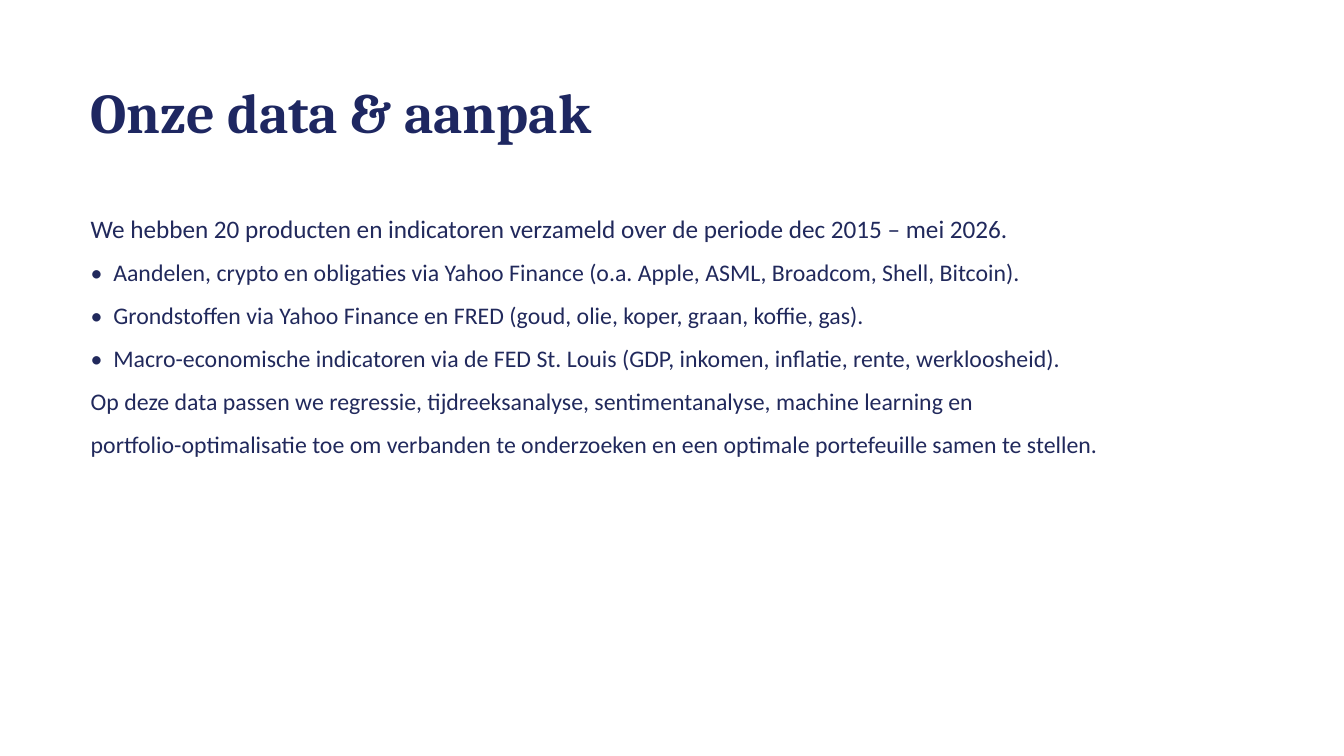
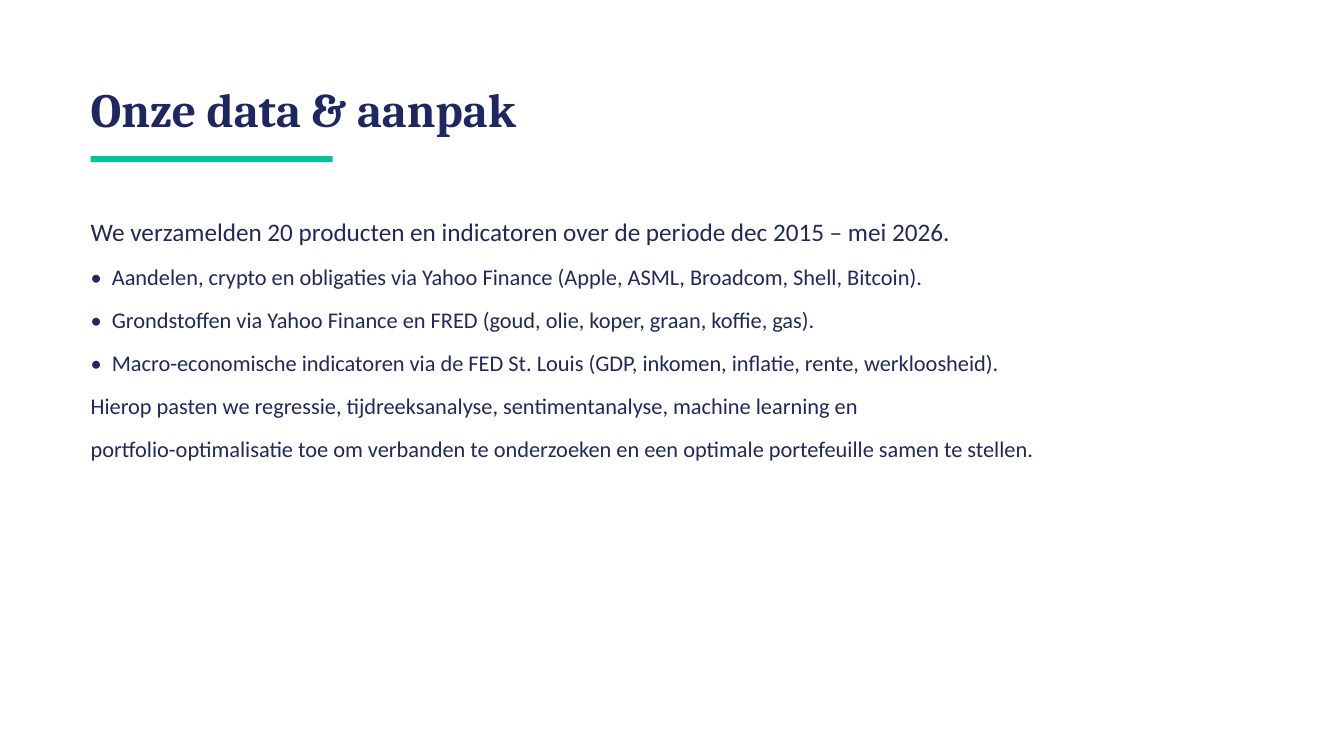
Before and after one commit to michaelraykuster-spec/Werkplaats-2-opdracht-Groep-3, a slide deck: slide 2 of Werkplaats2_Groep3_Eindpresentatie.pptx. Drawn at 1344x756 pixels with LibreOffice and Linux fonts; fonts in the diff are those of the drawing. Boxes give left, top, right and bottom in pixels: in the first picture for what was removed or moved away, otherwise in the second. Text is boxed around its words. In the diff, an @@ line names an element or a change of style, - is before the commit and + after.

```diff
--- a/Werkplaats2_Groep3_Eindpresentatie.pptx
+++ b/Werkplaats2_Groep3_Eindpresentatie.pptx
@@ text "Onze data & aanpak" at [91, 94, 516, 137]: size 40 to 34 pt; vertical alignment top to middle @@
@@ rectangle added at [91, 156, 333, 162], fill #02C39A @@
@@ text at [91, 223, 949, 289]: text changed; size 17 to 16 pt @@
-We hebben 20 producten en indicatoren verzameld over de periode dec 2015 – mei 2026.
-• Aandelen, crypto en obligaties via Yahoo Finance (o.a. Apple, ASML, Broadcom, Shell, Bitcoin).
+We verzamelden 20 producten en indicatoren over de periode dec 2015 – mei 2026.
+• Aandelen, crypto en obligaties via Yahoo Finance (Apple, ASML, Broadcom, Shell, Bitcoin).
@@ text at [91, 312, 1033, 461]: size 17 to 16 pt in "• Grondstoffen via Yahoo Finance en FRED ...", "• Macro-economische indicatoren via de FED St. ...", "portfolio-optimalisatie toe om verbanden te onderzoeken en ..."; line spacing 1.4 to 1.5 @@
@@ text at [91, 398, 858, 418]: text changed; size 17 to 16 pt @@
-Op deze data passen we regressie, tijdreeksanalyse, sentimentanalyse, machine learning en
+Hierop pasten we regressie, tijdreeksanalyse, sentimentanalyse, machine learning en
```
Also in this commit, not shown: 8 other slides changed.
